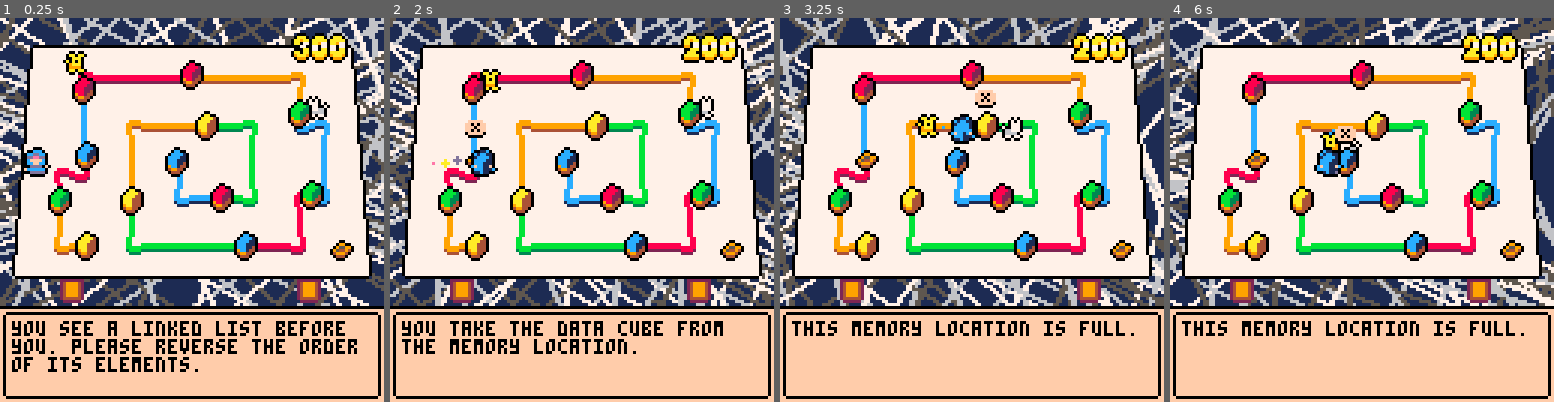
Above: before the commit, frames 1-4 (left to right).
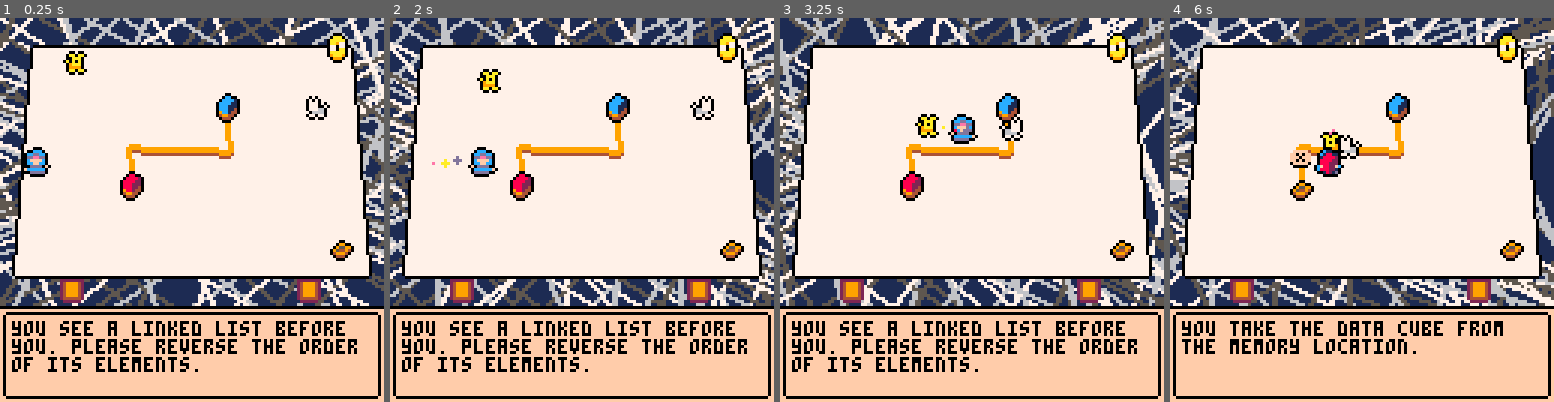
Above: after the commit, the same moments.

Repository: darabos/lynxkite-interview-pico8
Game: PICO-8 cartridge lynxkite.p8
Same seed, same stepped clock (60 frames per second), same inputs: the game is played once before the commit and once after it.
Inputs:
- Up to frame 1 (0.25 s): no input
- Up to frame 2 (2 s): tap X (X key) at 0.33, 1.07, 1.85 s; tap O (Z key) at 0.7, 1.7 s; hold Right from 1.6 s (still down)
- Up to frame 3 (3.25 s): release Right at 2.1 s; tap O (Z key) at 2.1, 2.5, 2.9 s; hold Up 2.15-2.42 s; hold Right 2.47-3.03 s; tap X (X key) at 2.97 s; hold Left from 3.08 s (still down)
- Up to frame 4 (6 s): tap O (Z key) every 0.4 s from 3.3 to 5.7 s; release Left at 3.58 s; hold Down 3.63-3.97 s; hold Right 4.02-4.68 s; tap X (X key) at 4.08, 5.2 s; hold Up 4.73-5.03 s; hold Left 5.08-5.68 s; hold Down from 5.73 s (still down)

The runs differ from the first frame. In frame 1, 11% of the frame differs, in the area x 12-86%, y 3-64%; in frame 2, 14%; in frame 3, 15%, in the area x 3-93%, y 3-93%; in frame 4, 14%.

Commit message:
Start figuring out a series of puzzles.

Diff:
--- a/lynxkite.p8
+++ b/lynxkite.p8
@@ -213,8 +213,7 @@
  spr(28,20,87)
  spr(28,99,87)
  --draw wires
- local wx=40
- local wy=40
+ local wx,wy=wires.x,wires.y
  for i=0,15 do
   for j=0,7 do
    local c=sget(wx+i,wy+j)
@@ -535,7 +534,8 @@
     fancynumbers(getscore(),s.x,s.y)
    end},
  }
- slots={
+ slots={}
+ setwiring(40,40,{
   slot(25,70,10,{10}),
   slot(16,55,11,{10,14}),
   slot(25,40,12,{14,12}),
@@ -549,7 +549,26 @@
   slot(70,54,14,{11,12}),
   slot(55,42,12,{12}),
   slot(110,70),
- }
+ })
+ setwiring(40,32,{
+  slot(24,40,10,{}),
+  slot(40,54,11,{}),
+  slot(57,29,12,{}),
+  slot(95,29,14,{}),
+  slot(86,54,10,{}),
+  slot(110,70),
+ })
+ setwiring(0,40,{
+  slot(40,50,14,{}),
+  slot(72,24,12,{}),
+  slot(110,70),
+ })
+end
+function setwiring(x,y,ss)
+ wires={x=x,y=y}
+ foreach(slots,function(s)
+  del(objects,s) end)
+ slots=ss
  foreach(slots,function(s)
   add(objects,s) end)
 end
@@ -608,7 +627,7 @@
   end
  end
  if s==leaking and rnd(100)<50 then
-  particles.y=s.y
+  particles.y=s.y+1
   add(particles,{
   x=s.x+4,y=s.y+6,vy=-1-rnd(1),
   life=12,color=rnd(8)+8})
@@ -746,21 +765,21 @@
 0000000000766700007766000a9aaa00009aaa0076777000066777000008800000880000e88888000088888e0000000000000000000000000000000000000000
 000000004777777447777770009999000099990006666000066660000008800000880000055552e0055555500000000000000000000000000000000000000000
 00000000001101000010110400aa0aa000aa0aa007707000077077000000000000000000008888200e2888800000000000000000000000000000000000000000
-00c1100000011c000000000000077000000000000000000000000000000000000000000000000000000000000000000000000000000000000000000000000000
-0c1771100c1771100000000000077000000000000000000000000000000000000000000000000000000000000000000000000000000000000000000000000000
-01777760017777600007777000077000077770000000000000000000000000000000000aaa777777aaaa00000000000000000000000000000000000000000000
-077776600777766000777777000770007777770000000000000000000000000000000aa9000000000009aaa0000000000077700000aa00000000000000000000
-07776660077766600077666700077000766677000000000000000000000000000000a900000000000000009aa000000000aaa00000aa00000000000000000000
-cf7766fccf7766f0007700060007700060007700000000000000000000000000000aa00000000000000000009aa0000000aaa00000aa00770000000000000000
-c77766100777661c007700000007700000007700000000000000000000000000000a90000000000000000000009a000000aaa0000a9000aa0000000000000000
+00c1100000011c000000000000077000000000000000000000000000000770000000000000000000000000000000000000000000000000000000000000000000
+0c1771100c1771100000000000077000000000000000000000000000007777600000000000000000000000000000000000000000000000000000000000000000
+01777760017777600007777000077000077770000000000aaaaaa000077776600000000aaa777777aaaa00000000000000000000000000000000000000000000
+07777660077776600077777700077000777777000000000a0000a0000777666000000aa9000000000009aaa0000000000077700000aa00000000000000000000
+0777666007776660007766670007700076667700000a000a0000a000077766600000a900000000000000009aa000000000aaa00000aa00000000000000000000
+cf7766fccf7766f0007700060007700060007700000aaaaa000aa00007776600000aa00000000000000000009aa0000000aaa00000aa00770000000000000000
+c77766100777661c007700000007700000007700000000000000000000076000000a90000000000000000000009a000000aaa0000a9000aa0000000000000000
 001761d00117610000077000000770000007700000000000000000000000000000aa000000000000000000000009a00000aaa0000a0000aa0000000000000000
-0007700000000000000770000000000000077000000eeeeeaaaaa0000000000000aa0000000000000000000000009a0000aaa000a90000aa0000000000000000
-0077776000000000007700000000000000007700000c00000000a0000000000000aa0000000000000000000000000aa000aaa000a00000aa0000000000000000
-0777766000000000007700000000000000007700000c0aaaabb0cc00000000000aa90000000000000000000000000aa000aaa00a900000aa0000000000000000
-0777666000000000007700077777777770007700000c0a0000b00c00000000000aa0000000000000000000000000000000aaa00a000000aa0000000000000000
-077766600000000000777777777777777777770000ee0a0c00b00c00000000000aa0000000000000000000000000000000aaa0a9000000aa0000000000000000
-077766000000000000677776666666666777760000e00a0ccbb0ec00000000000aa0000000000000000000000000000000aaa0a000aa00aa000000000aa00000
-000760000000000000066660000000000666600000a00b000000e000000000000aa000000000000000000000000000000077779000aa0aaaaa7777aaaaa00000
+0000000000000000000770000000000000077000000eeeeeaaaaa0000000000000aa0000000000000000000000009a0000aaa000a90000aa0000000000000000
+0000000000000000007700000000000000007700000c00000000a0000000000000aa0000000000000000000000000aa000aaa000a00000aa0000000000000000
+000000000a000000007700000000000000007700000c0aaaabb0cc00000000000aa90000000000000000000000000aa000aaa00a900000aa0000000000000000
+00000aaaaa000000007700077777777770007700000c0a0000b00c00000000000aa0000000000000000000000000000000aaa00a000000aa0000000000000000
+00000a000000000000777777777777777777770000ee0a0c00b00c00000000000aa0000000000000000000000000000000aaa0a9000000aa0000000000000000
+000000000000000000677776666666666777760000e00a0ccbb0ec00000000000aa0000000000000000000000000000000aaa0a000aa00aa000000000aa00000
+000000000000000000066660000000000666600000a00b000000e000000000000aa000000000000000000000000000000077779000aa0aaaaa7777aaaaa00000
 000000000000000000000000000000000000000000aa0bbbbbeee000000000000770000000000000000000000000000000777700000000aa0000000000000000
 00000000000770000000000000000000000000000000000000000000000000000770000000aa000aa0aa0aaa00aa0077707779000aaa00aa00000aaaaa000000
 00000000007777600000000000000000000000000000000000000000000000000770000000aa000aa0aaa09aa0aaa0aaa077700000aa00770000aa999aa00000
